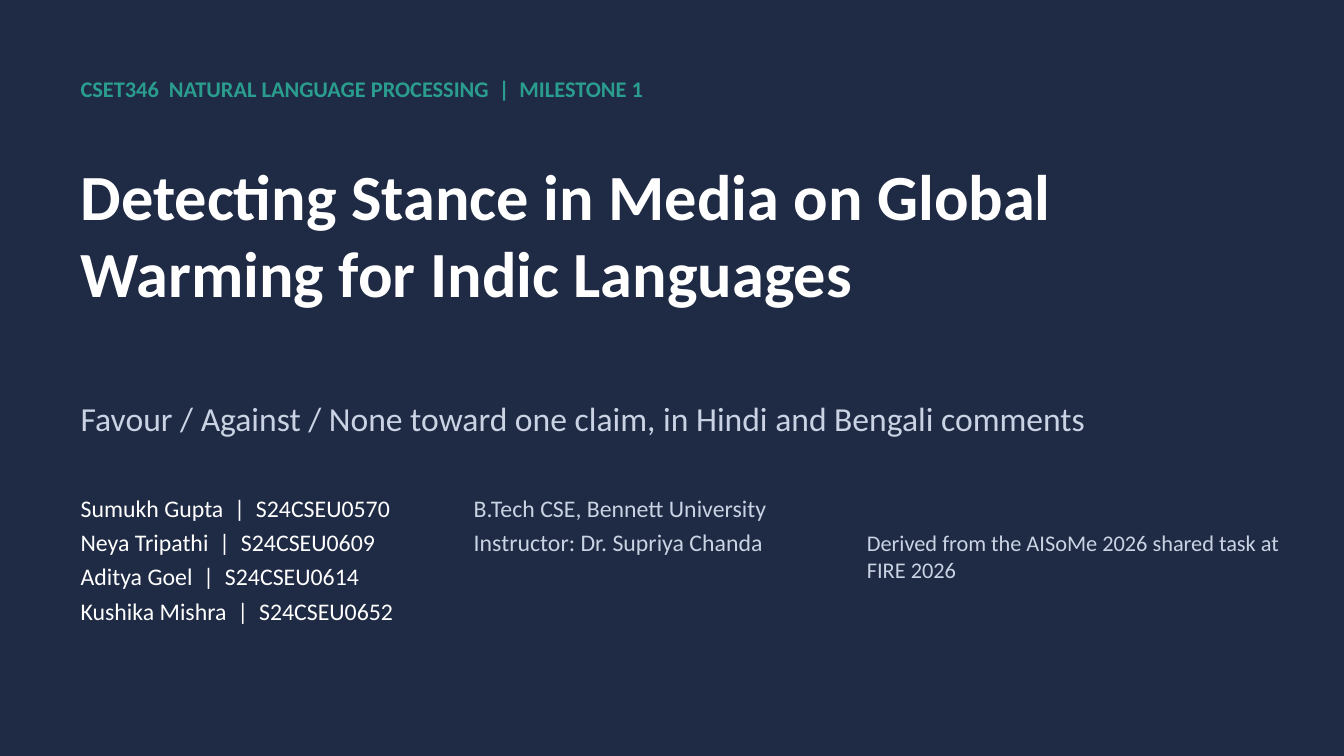
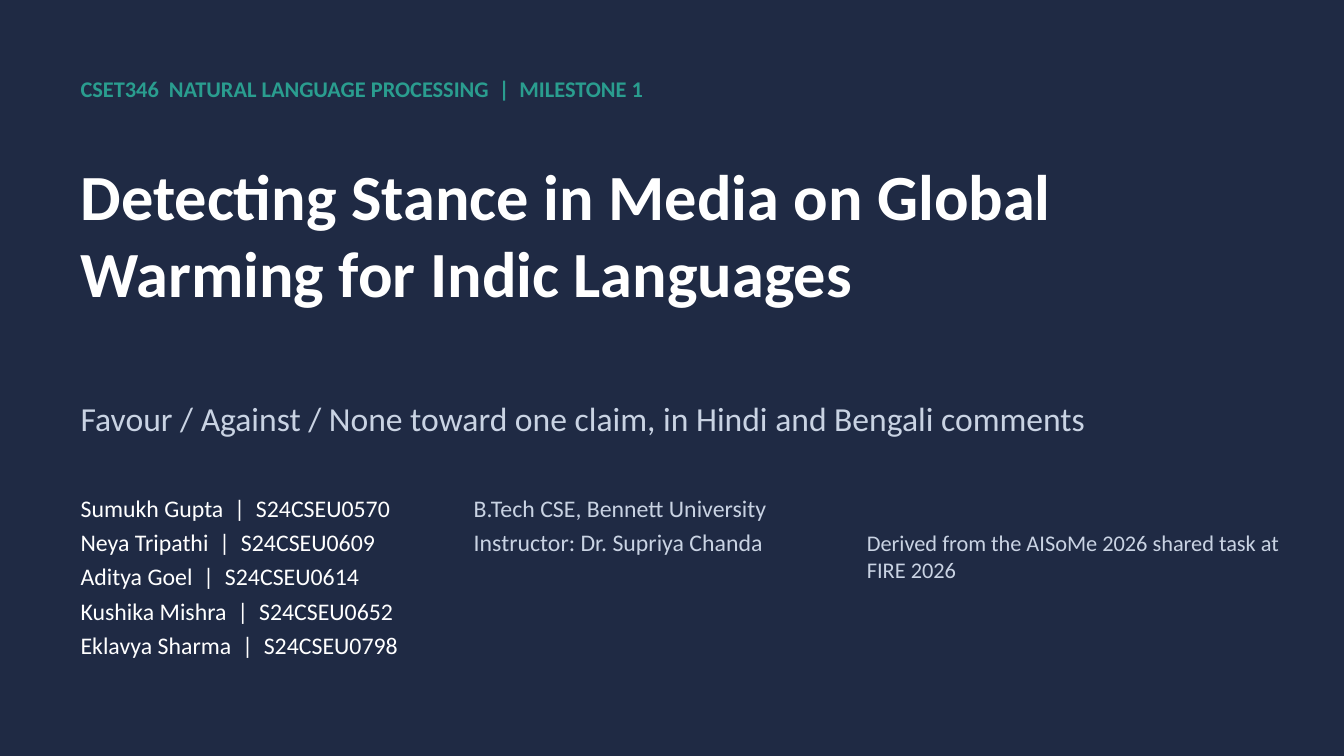
Before and after one commit to sumukh-dgaf/indic-climate-stance, a slide deck: slide 1 of outputs/Milestone1_Sumukh_S24CSEU0570.pptx. Drawn at 1344x756 pixels with LibreOffice and Linux fonts; fonts in the diff are those of the drawing. Boxes give left, top, right and bottom in pixels: in the first picture for what was removed or moved away, otherwise in the second. Text is boxed around its words. In the diff, an @@ line names an element or a change of style, - is before the commit and + after.

```diff
--- a/outputs/Milestone1_Sumukh_S24CSEU0570.pptx
+++ b/outputs/Milestone1_Sumukh_S24CSEU0570.pptx
@@ text at [81,637,398,658]: paragraph added @@
+Eklavya Sharma | S24CSEU0798
```
Also in this commit, not shown: 9 other slides changed, 2 other files.
